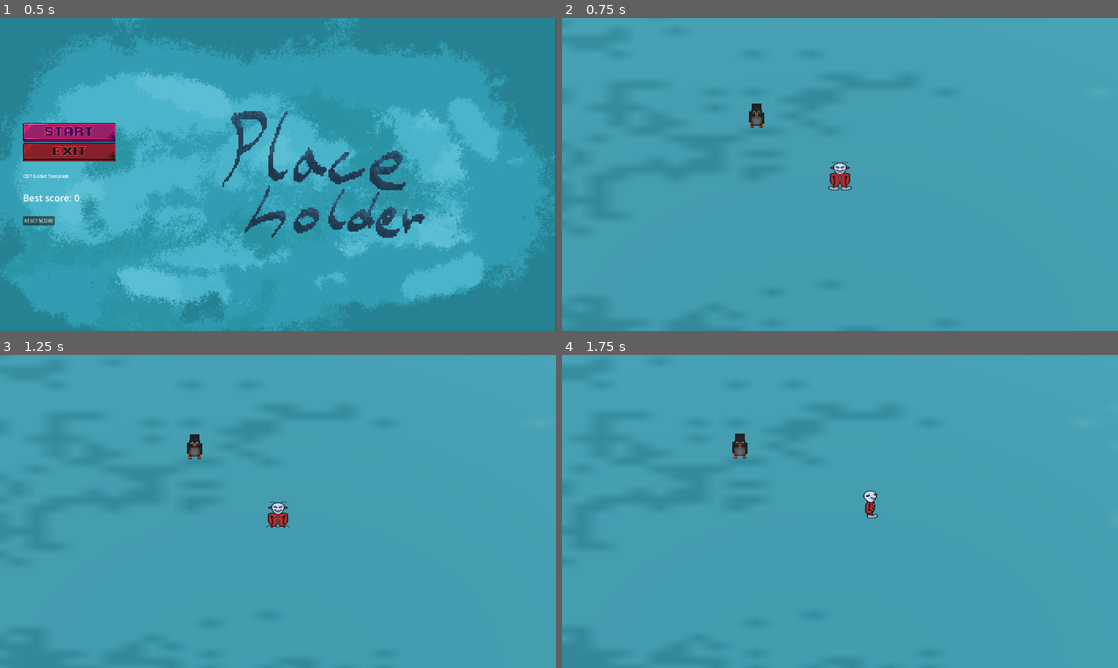
Above: before the commit, frames 1-4 (two rows, left to right).
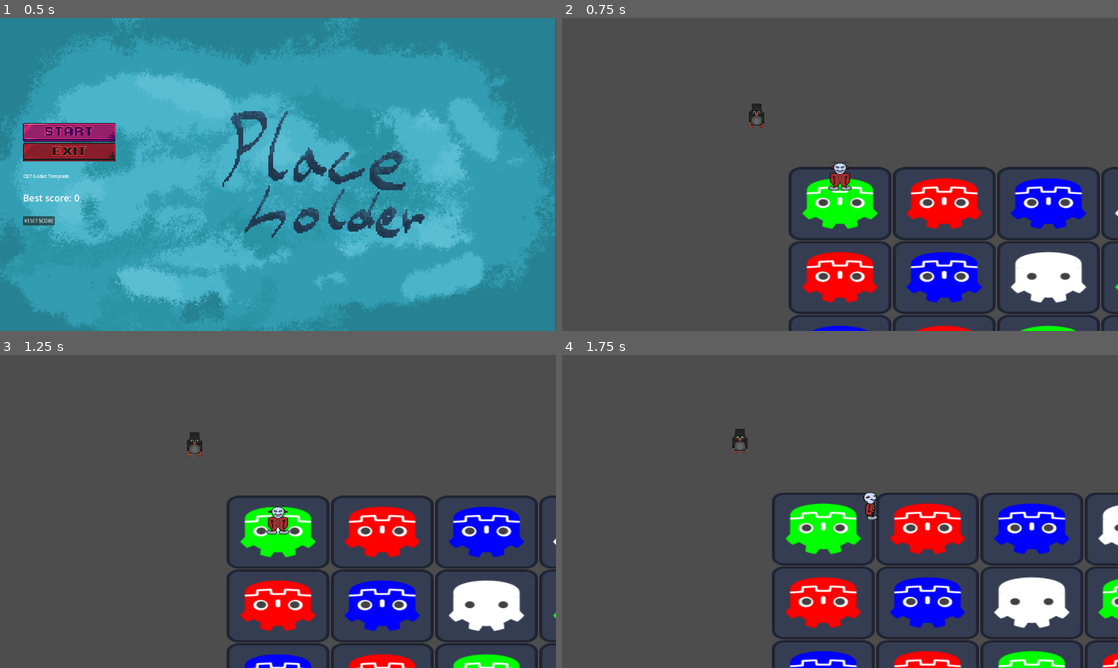
Above: after the commit, the same moments.

Repository: CodingBigTime/GGJ-2024
Game: Godot game, scene res://scenes/ui/main_menu.tscn
Same seed, same stepped clock (60 frames per second), same inputs: the game is played once before the commit and once after it.
Inputs (mouse positions are in pixels of both pictures, inside the frame that each line leads up to):
- Up to frame 1 (0.5 s): no input
- Up to frame 2 (0.75 s): click (628, 133) at 0.5 s
- Up to frame 3 (1.25 s): no input
- Up to frame 4 (1.75 s): hold D (move_right) from 1.28 s (still down); tap Space (jump) at 1.52 s

Frame 1 is identical in both runs. In frame 2, 100% of the frame differs, in the area x 0-100%, y 0-100%; in frame 3, 100%; in frame 4, 100%.

Commit message:
Moves tiles to -1 rendering

Diff:
--- a/scenes/main.tscn
+++ b/scenes/main.tscn
@@ -1,13 +1,10 @@
-[gd_scene load_steps=7 format=3 uid="uid://bkeoa3pkcfgbc"]
+[gd_scene load_steps=6 format=3 uid="uid://bkeoa3pkcfgbc"]
 
 [ext_resource type="Script" path="res://scenes/main.gd" id="1_qr7om"]
 [ext_resource type="Script" path="res://scenes/cameras/camera_3d_orthogonal_follow.gd" id="2_hrcrx"]
 [ext_resource type="PackedScene" uid="uid://3630s2wnw678" path="res://assets/models/pingu/pingu.gltf" id="2_qb03g"]
-[ext_resource type="Texture2D" uid="uid://dq12x7vt5ci6s" path="res://assets/surface/ground.png" id="3_onrk0"]
 [ext_resource type="PackedScene" uid="uid://lhi1oicjack5" path="res://actors/DevilClown/devil_clown.tscn" id="4_l66fv"]
-
-[sub_resource type="StandardMaterial3D" id="StandardMaterial3D_l082c"]
-albedo_texture = ExtResource("3_onrk0")
+[ext_resource type="PackedScene" uid="uid://bjn3r77l5fke7" path="res://scenes/world/world.tscn" id="6_vvr3l"]
 
 [node name="Main" type="Node3D"]
 script = ExtResource("1_qr7om")
@@ -19,11 +16,6 @@
 script = ExtResource("2_hrcrx")
 follow_target = NodePath("../DevilClown")
 
-[node name="CSGBox3D" type="CSGBox3D" parent="."]
-material_override = SubResource("StandardMaterial3D_l082c")
-use_collision = true
-size = Vector3(1000, 1, 1000)
-
 [node name="blockbench_export" parent="." instance=ExtResource("2_qb03g")]
 transform = Transform3D(-1, 0, -5.96046e-08, 0, 1, 0, 5.96046e-08, 0, -1, -4, 0.5, -5)
 
@@ -32,3 +24,5 @@
 
 [node name="DevilClown" parent="." instance=ExtResource("4_l66fv")]
 transform = Transform3D(1, 0, 0, 0, 1, 0, 0, 0, 1, 0, 2, 0)
+
+[node name="World" parent="." instance=ExtResource("6_vvr3l")]
--- a/scenes/world/tiles/tile1.tscn
+++ b/scenes/world/tiles/tile1.tscn
@@ -8,11 +8,12 @@
 
 [node name="Tile1" type="Node3D"]
 
-[node name="Area3D" type="Area3D" parent="."]
-
-[node name="CollisionShape3D" type="CollisionShape3D" parent="Area3D"]
-shape = SubResource("BoxShape3D_bxgu1")
-
 [node name="Sprite3D" type="Sprite3D" parent="."]
 transform = Transform3D(3.87, 0, 0, 0, -1.69163e-07, -3.87, 0, 3.87, -1.69163e-07, 0, 0, 0)
+render_priority = -1
 texture = ExtResource("1_xglxl")
+
+[node name="StaticBody3D" type="StaticBody3D" parent="."]
+
+[node name="CollisionShape3D" type="CollisionShape3D" parent="StaticBody3D"]
+shape = SubResource("BoxShape3D_bxgu1")
--- a/scenes/world/tiles/tile2.tscn
+++ b/scenes/world/tiles/tile2.tscn
@@ -2,17 +2,18 @@
 
 [ext_resource type="Texture2D" uid="uid://c7ohb7di1lcgb" path="res://assets/sprites/tiles/tile-2.svg" id="1_dp5wg"]
 
-[sub_resource type="BoxShape3D" id="BoxShape3D_1devh"]
+[sub_resource type="BoxShape3D" id="BoxShape3D_8ope6"]
 margin = 0.0
 size = Vector3(5, 0.1, 5)
 
 [node name="Tile2" type="Node3D"]
 
-[node name="Area3D" type="Area3D" parent="."]
-
-[node name="CollisionShape3D" type="CollisionShape3D" parent="Area3D"]
-shape = SubResource("BoxShape3D_1devh")
-
 [node name="Sprite3D" type="Sprite3D" parent="."]
 transform = Transform3D(3.87, 0, 0, 0, -1.69163e-07, -3.87, 0, 3.87, -1.69163e-07, 0, 0, 0)
+render_priority = -1
 texture = ExtResource("1_dp5wg")
+
+[node name="StaticBody3D" type="StaticBody3D" parent="."]
+
+[node name="CollisionShape3D" type="CollisionShape3D" parent="StaticBody3D"]
+shape = SubResource("BoxShape3D_8ope6")
--- a/scenes/world/tiles/tile3.tscn
+++ b/scenes/world/tiles/tile3.tscn
@@ -2,17 +2,18 @@
 
 [ext_resource type="Texture2D" uid="uid://3i2r166uesg8" path="res://assets/sprites/tiles/tile-3.svg" id="1_3shqu"]
 
-[sub_resource type="BoxShape3D" id="BoxShape3D_gjt27"]
+[sub_resource type="BoxShape3D" id="BoxShape3D_gfadn"]
 margin = 0.0
 size = Vector3(5, 0.1, 5)
 
 [node name="Tile3" type="Node3D"]
 
-[node name="Area3D" type="Area3D" parent="."]
-
-[node name="CollisionShape3D" type="CollisionShape3D" parent="Area3D"]
-shape = SubResource("BoxShape3D_gjt27")
-
 [node name="Sprite3D" type="Sprite3D" parent="."]
 transform = Transform3D(3.87, 0, 0, 0, -1.69163e-07, -3.87, 0, 3.87, -1.69163e-07, 0, 0, 0)
+render_priority = -1
 texture = ExtResource("1_3shqu")
+
+[node name="StaticBody3D" type="StaticBody3D" parent="."]
+
+[node name="CollisionShape3D" type="CollisionShape3D" parent="StaticBody3D"]
+shape = SubResource("BoxShape3D_gfadn")
--- a/scenes/world/tiles/tile4.tscn
+++ b/scenes/world/tiles/tile4.tscn
@@ -2,17 +2,18 @@
 
 [ext_resource type="Texture2D" uid="uid://cb4nvjsn0pw7v" path="res://assets/sprites/tiles/tile-4.svg" id="1_l6kdv"]
 
-[sub_resource type="BoxShape3D" id="BoxShape3D_c37kb"]
+[sub_resource type="BoxShape3D" id="BoxShape3D_g61qk"]
 margin = 0.0
 size = Vector3(5, 0.1, 5)
 
 [node name="Tile4" type="Node3D"]
 
-[node name="Area3D" type="Area3D" parent="."]
-
-[node name="CollisionShape3D" type="CollisionShape3D" parent="Area3D"]
-shape = SubResource("BoxShape3D_c37kb")
-
 [node name="Sprite3D" type="Sprite3D" parent="."]
 transform = Transform3D(3.87, 0, 0, 0, -1.69163e-07, -3.87, 0, 3.87, -1.69163e-07, 0, 0, 0)
+render_priority = -1
 texture = ExtResource("1_l6kdv")
+
+[node name="StaticBody3D" type="StaticBody3D" parent="."]
+
+[node name="CollisionShape3D" type="CollisionShape3D" parent="StaticBody3D"]
+shape = SubResource("BoxShape3D_g61qk")
